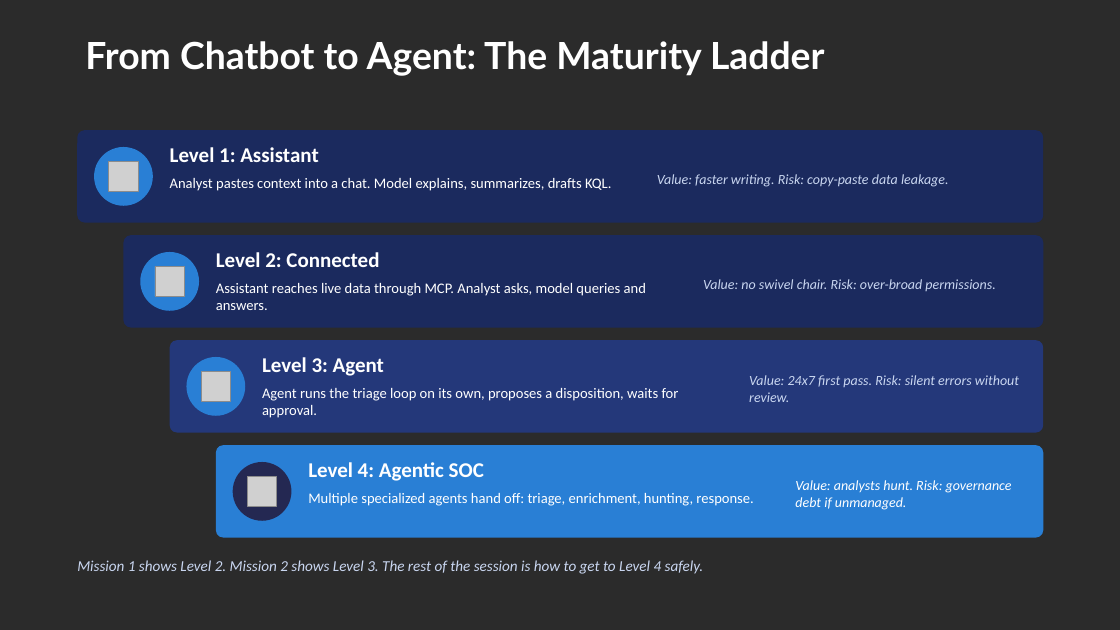
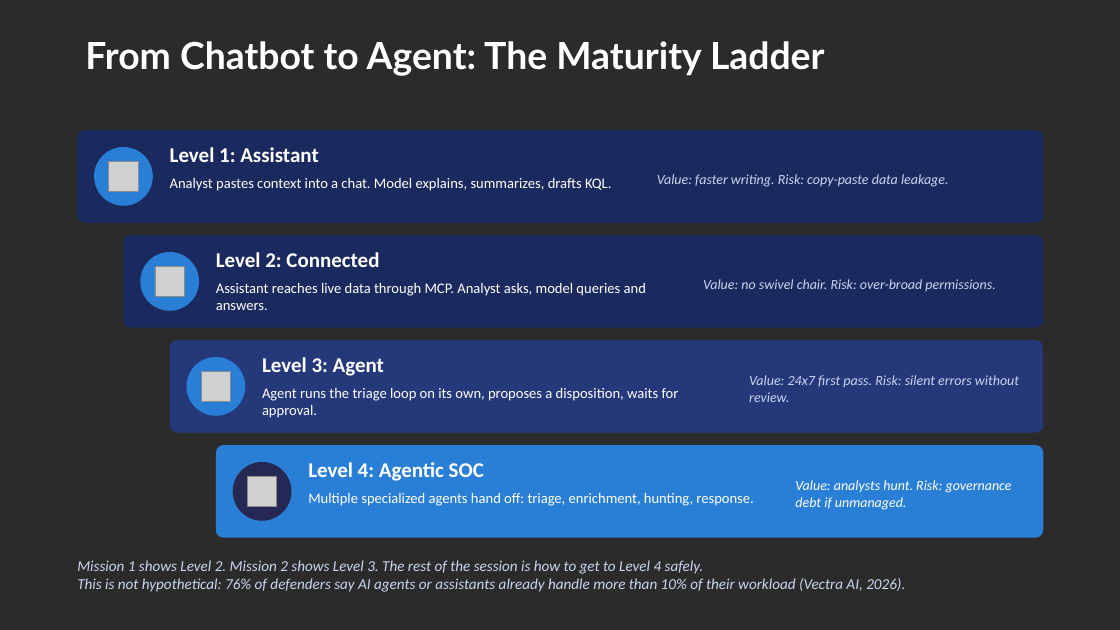
Before and after one commit to rod-trent/MMSMOA, a slide deck: slide 12 of SlideDecks/Empowering SOC Teams - MMS Midway 2026.pptx. Drawn at 1120x630 pixels with LibreOffice and Linux fonts; fonts in the diff are those of the drawing; grey boxes stand for pictures; background and template pictures are left out; a plain dark background stands for a picture behind light text. Boxes give left, top, right and bottom in pixels: in the first picture for what was removed or moved away, otherwise in the second. Text is boxed around its words. In the diff, an @@ line names an element or a change of style, - is before the commit and + after.

```diff
--- a/SlideDecks/Empowering SOC Teams - MMS Midway 2026.pptx
+++ b/SlideDecks/Empowering SOC Teams - MMS Midway 2026.pptx
@@ text at box(77, 578, 905, 592): paragraph added @@
+This is not hypothetical: 76% of defenders say AI agents or assistants already handle more than 10% of their workload (Vectra AI, 2026).
```
Also in this commit, not shown: 3 other slides changed, 2 other files.
